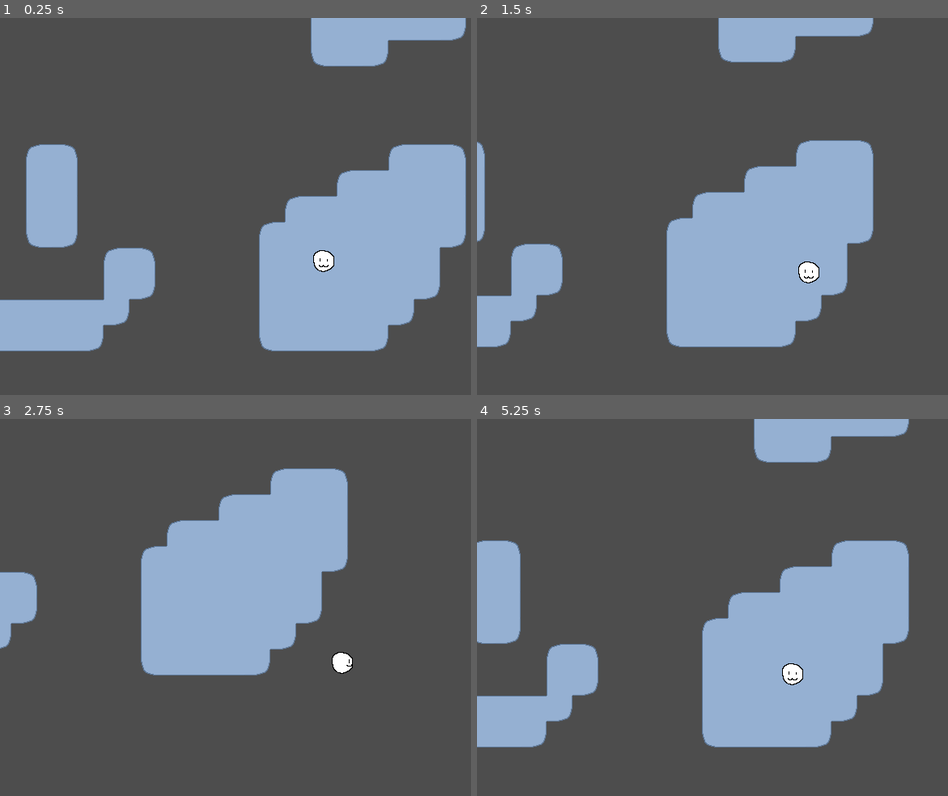
Above: before the commit, frames 1-4 (two rows, left to right).
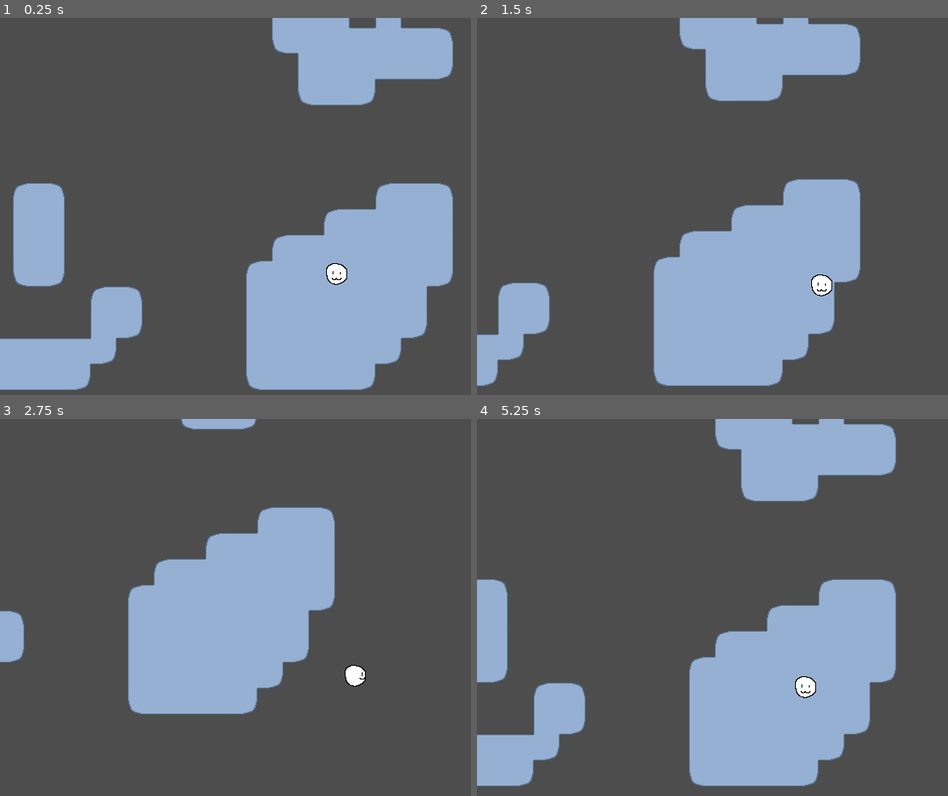
Above: after the commit, the same moments.

Repository: RubeculaBee/dream-catcher
Game: Godot game, scene res://Scenes/Rooms/test-room.tscn
Two runs of this game, one before a commit and one after it. Both use one fixed random seed, a clock stepped at 60 frames per second and the inputs below. The project has no main scene, so this scene is started directly.
Inputs:
- Up to frame 1 (0.25 s): no input
- Up to frame 2 (1.5 s): tap Enter at 0.5 s; hold Right (right) 0.53-1.28 s; hold Down (down) from 1.28 s (still down)
- Up to frame 3 (2.75 s): release Down (down) at 2.03 s; hold Right (right) from 2.03 s (still down)
- Up to frame 4 (5.25 s): release Right (right) at 2.78 s; hold Up (up) 2.78-3.53 s; hold Left (left) 3.53-5.03 s; hold Down (down) from 5.03 s (still down)

The runs differ from the first frame. In frame 1, 24% of the frame differs, in the area x 0-99%, y 0-99%; in frame 2, 18%; in frame 3, 11%; in frame 4, 21%.

Commit message:
Added game_manager object to handle interactions between objects
game_manager and player now communicate abuout the players intended move

Diff:
--- a/Scenes/Gameobjects/Player.tscn
+++ b/Scenes/Gameobjects/Player.tscn
@@ -8,6 +8,7 @@
 script = ExtResource("1_tyf51")
 
 [node name="AnimatedSprite2D" type="AnimatedSprite2D" parent="."]
+position = Vector2(16, 16)
 sprite_frames = ExtResource("1_ei5lw")
 animation = &"down"
 
--- a/Scenes/Rooms/test-room.tscn
+++ b/Scenes/Rooms/test-room.tscn
@@ -1,15 +1,17 @@
-[gd_scene load_steps=3 format=4 uid="uid://dec4dv3msi1x2"]
+[gd_scene load_steps=4 format=4 uid="uid://dec4dv3msi1x2"]
 
 [ext_resource type="TileSet" uid="uid://cryql3wbplkqj" path="res://Resources/Tilesets/test-tileset.tres" id="1_iynly"]
-[ext_resource type="TileSet" uid="uid://dd2hojt5ngymo" path="res://Resources/Tilesets/entity-tileset.tres" id="2_rqgg6"]
+[ext_resource type="PackedScene" uid="uid://chhkgmfxnb0gr" path="res://Scenes/game_manager.tscn" id="1_ob37n"]
+[ext_resource type="PackedScene" uid="uid://dl5sm7g38ks6q" path="res://Scenes/Gameobjects/Player.tscn" id="3_ob37n"]
 
 [node name="Test Room" type="Node2D"]
 texture_filter = 1
+
+[node name="Game Manager" parent="." instance=ExtResource("1_ob37n")]
 
 [node name="Terrain Tile Map" type="TileMapLayer" parent="."]
 tile_map_data = PackedByteArray("AAABAAEAAQAAAAAAAAABAAIAAQAAAAEAAAABAAMAAQAAAAIAAAACAAMAAQABAAIAAAACAAIAAQABAAEAAAACAA …(1936 unchanged characters)…
 tile_set = ExtResource("1_iynly")
 
-[node name="Entity Tile Map" type="TileMapLayer" parent="."]
-tile_map_data = PackedByteArray("AAASAA0AAAAAAAAAAgA=")
-tile_set = ExtResource("2_rqgg6")
+[node name="Player" parent="." instance=ExtResource("3_ob37n")]
+position = Vector2(608, 384)
--- /dev/null
+++ b/Scenes/game_manager.tscn
@@ -0,0 +1,6 @@
+[gd_scene load_steps=2 format=3 uid="uid://chhkgmfxnb0gr"]
+
+[ext_resource type="Script" uid="uid://dfu7jqgvdmna" path="res://Scripts/game_manager.gd" id="1_oj352"]
+
+[node name="Game Manager" type="Node"]
+script = ExtResource("1_oj352")
--- /dev/null
+++ b/Scripts/game_manager.gd
@@ -0,0 +1,36 @@
+extends Node
+
+# Signals
+signal player_move_response(response: bool) ## A signal designed to tell the player whether it can move
+
+# Nodes
+var terrain: TileMapLayer
+
+func _ready() -> void:
+	var player: Player = getPlayer()
+	player.tried_move.connect(_on_player_tried_move)
+	player_move_response.connect(Callable(player, "_on_move_response"))
+
+	terrain = get_parent().find_child("Terrain Tile Map")
+	if terrain == null:
+		print("Terrain not found!")
+
+
+func getPlayer() -> Player:
+	var player: Player = get_parent().find_child("Player")
+
+	if player == null:
+		print("No player found!")
+	else:
+		print("Found: ", player)
+
+	return player
+
+func _on_player_tried_move(tile: Vector2i) -> void:
+	if terrain == null:
+		return
+
+	var tile_data: TileData = terrain.get_cell_tile_data(tile)
+	var valid_move: bool = (tile_data != null) && (tile_data.get_custom_data("walkable"))
+
+	player_move_response.emit(valid_move)
--- a/Scripts/player.gd
+++ b/Scripts/player.gd
@@ -1,8 +1,9 @@
 extends Node2D
+class_name Player
 
 # Variables
-var input_direction: Vector2	# The direction the user is inputting
-var move_direction: Vector2		# The direction the player character is actively moving
+var input_direction: Vector2i	# The direction the user is inputting
+var move_direction: Vector2i	# The direction the player character is actively moving
 var look_direction: String		# The direction the player character is facing
 
 # Constants
@@ -10,7 +11,7 @@
 @export var MOVE_SPEED: float = 4 	## How many tiles to move each second
 
 # Signals
-signal moved	## Emitted when the player character takes a step
+signal tried_move(tile: Vector2i)	## Emitted when the user tries to take a step, with the location of the tile they tried to move to
 
 # Nodes
 @onready var sprite: AnimatedSprite2D = find_child("AnimatedSprite2D")
@@ -18,17 +19,19 @@
 func _process(_delta: float) -> void:
 	input_direction = get_input()
 
-	if move_direction == Vector2.ZERO and try_move():
+	if move_direction == Vector2i.ZERO and try_move():
+		var next_tile: Vector2i = Vector2i(position) / 32 + move_direction
+		tried_move.emit(next_tile)
+
 		sprite.play(look_direction)
 		tween_move()
 
-
-func get_input() -> Vector2:
+func get_input() -> Vector2i:
 	var dir: Vector2
 	dir.x = Input.get_axis("left", "right")
 	dir.y = Input.get_axis("up", "down")
 
-	return dir.round()
+	return Vector2i(dir)
 
 func try_move() -> bool:
 	if input_direction.y != 0:
@@ -42,9 +45,11 @@
 
 	return false
 
+func _on_move_response(valid_move: bool) -> void:
+	print("response get: ", valid_move)
+
 # thank you AJ!
 func tween_move() -> void:
-	moved.emit();
 	var tween: Tween = create_tween()
-	tween.tween_property(self, "position", position + move_direction *TILE_SIZE, 1/MOVE_SPEED)
+	tween.tween_property(self, "position", position + Vector2(move_direction) *TILE_SIZE, 1/MOVE_SPEED)
 	tween.tween_callback(func(): move_direction = Vector2.ZERO)
Not shown, added: Scripts/game_manager.gd.uid
